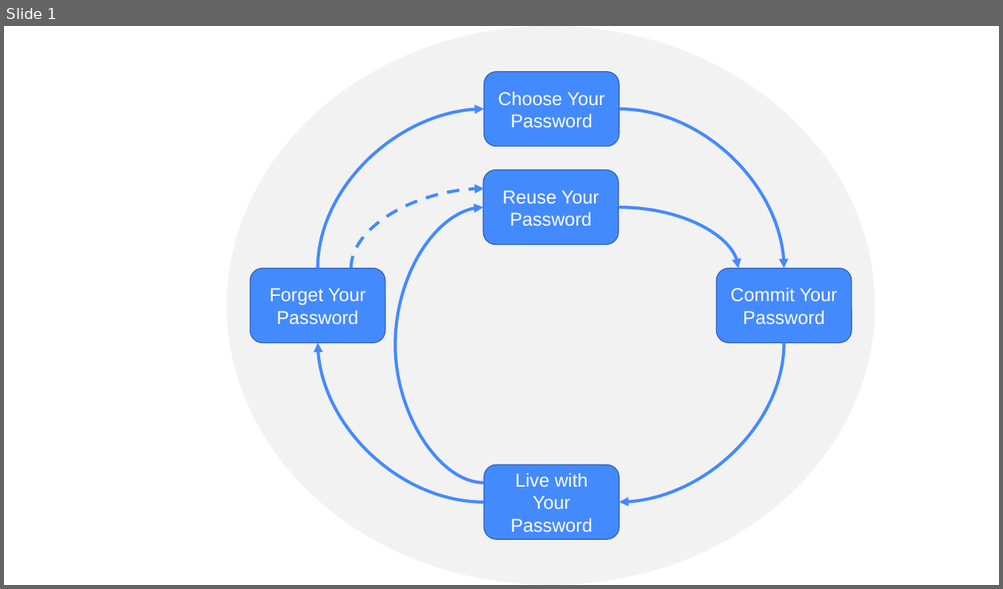
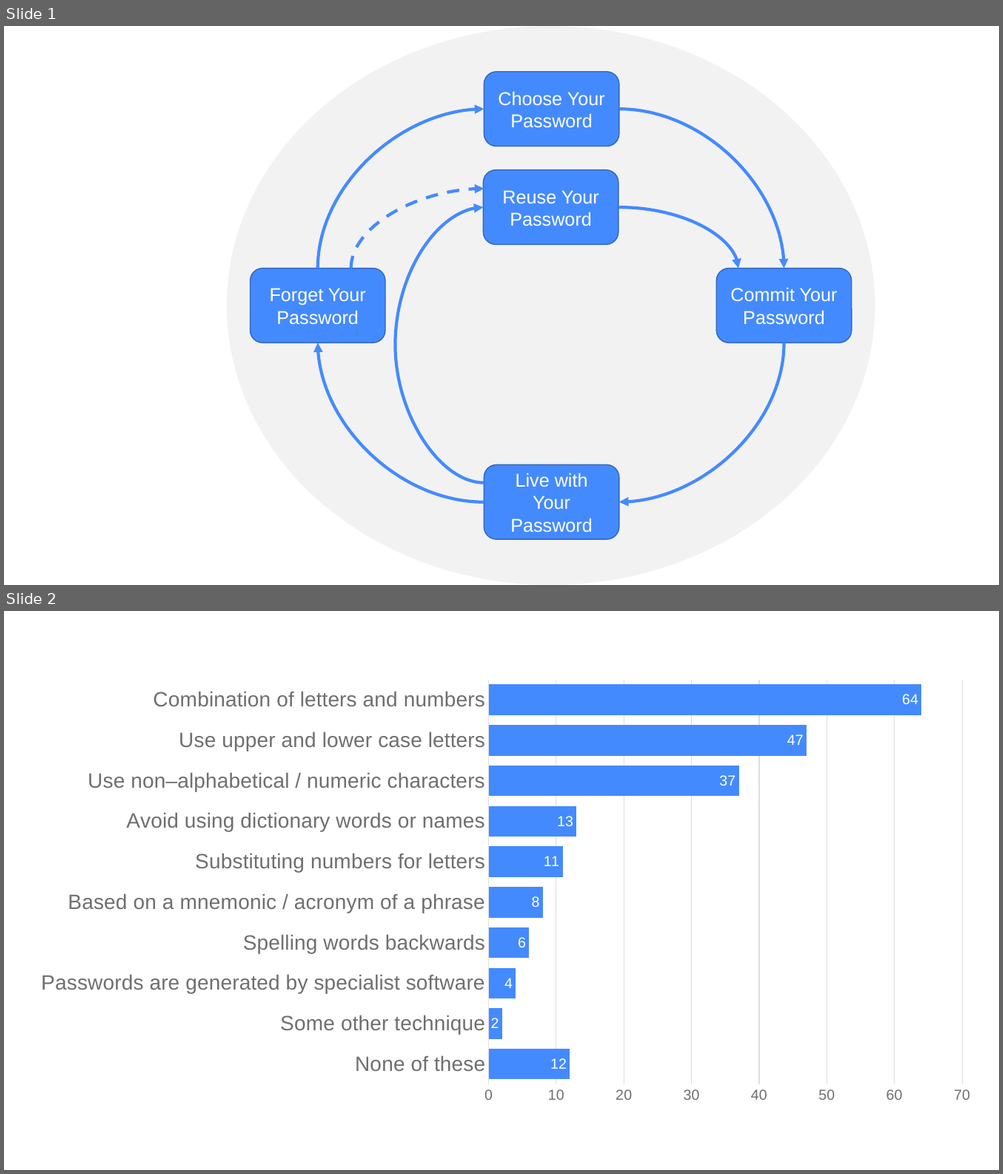
Before and after one commit to TobiasSeitz/Dissertation, a slide deck: raw/figures/rw/pw-life-cycle-rebuilt.pptx. Shown one above the other, each under a label of ours: slide 1 before the commit, slides 1 and 2 after it. The pictures are 1003x589 and 1003x1174 pixels, drawn with LibreOffice and Linux fonts; fonts in the diff are those of the drawing. Boxes give left, top, right and bottom in pixels: in the first picture for what was removed or moved away, otherwise in the second. Text is boxed around its words. In the diff, an @@ line names an element or a change of style, - is before the commit and + after.

```diff
--- a/raw/figures/rw/pw-life-cycle-rebuilt.pptx
+++ b/raw/figures/rw/pw-life-cycle-rebuilt.pptx
@@ slide 2 added at box(4, 611, 999, 1170), background #FFFFFF @@
@@ bar chart added at box(22, 671, 990, 1113) @@
+categories: None of these, Some other technique, Passwords are generated by specialist software, Spelling words backwards, Based on a mnemonic / acronym of a phrase, Substituting numbers for letters, Avoid using dictionary words or names, Use non–alphabetical / numeric characters, Use upper and lower case letters, Combination of letters and numbers
+Series 1: 12, 2, 4, 6, 8, 11, 13, 37, 47, 64
```
Also in this commit, not shown: 6 other files.
